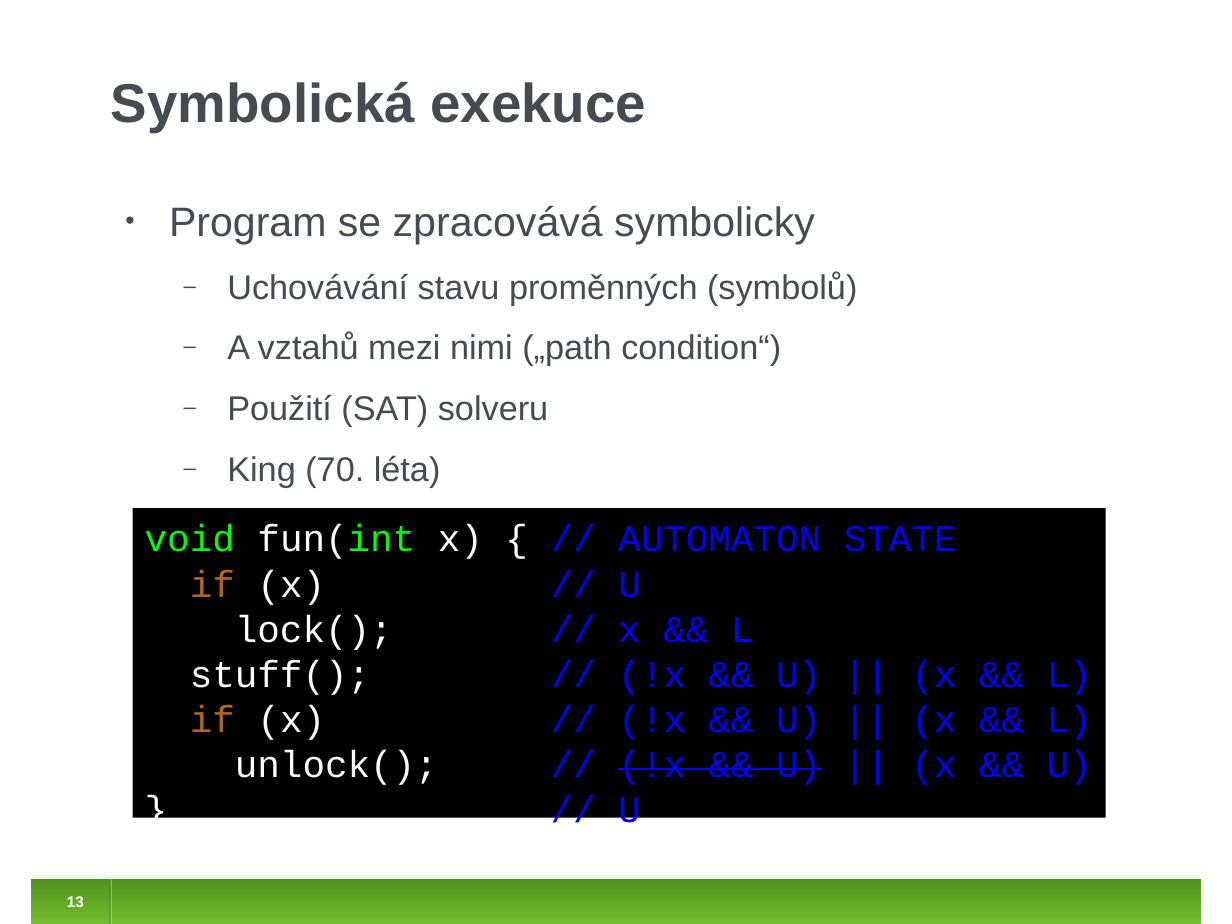
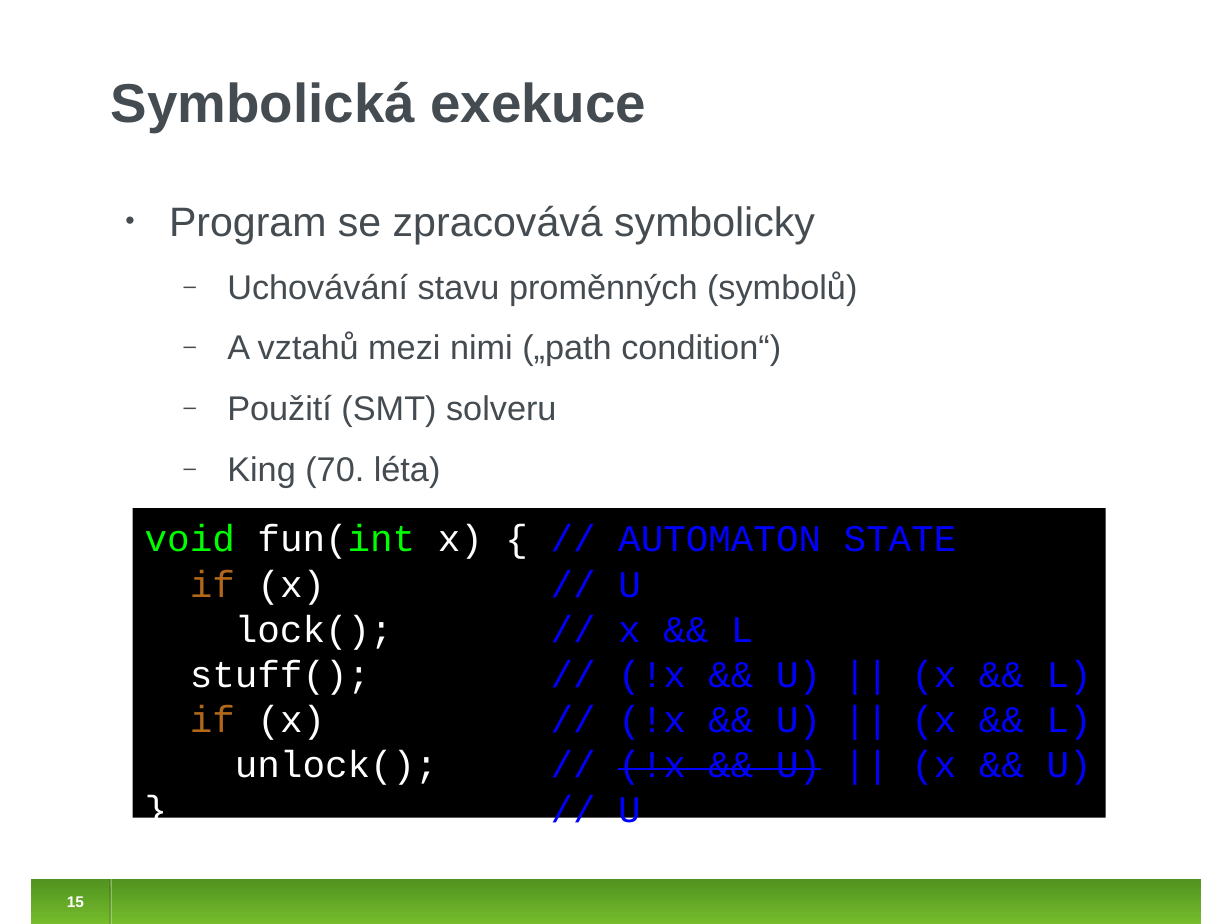
Before and after one commit to jirislaby/writings, a slide deck: slide 15 of presentations/stanse_prase.odp (slide 13 before the commit). Drawn at 1232x924 pixels with LibreOffice and Linux fonts; fonts in the diff are those of the drawing. Boxes give left, top, right and bottom in pixels: in the first picture for what was removed or moved away, otherwise in the second. Text is boxed around its words. In the diff, an @@ line names an element or a change of style, - is before the commit and + after.

```diff
--- a/presentations/stanse_prase.odp
+++ b/presentations/stanse_prase.odp
@@ text at [227,394,556,427]: text changed @@
-  ‒ Použití (SAT) solveru
+  ‒ Použití (SMT) solveru
@@ page number at [67,896,84,907]: text changed @@
-13
+15
```
Also in this commit, not shown: 9 other slides changed, 5 slides added, 3 slides removed.
